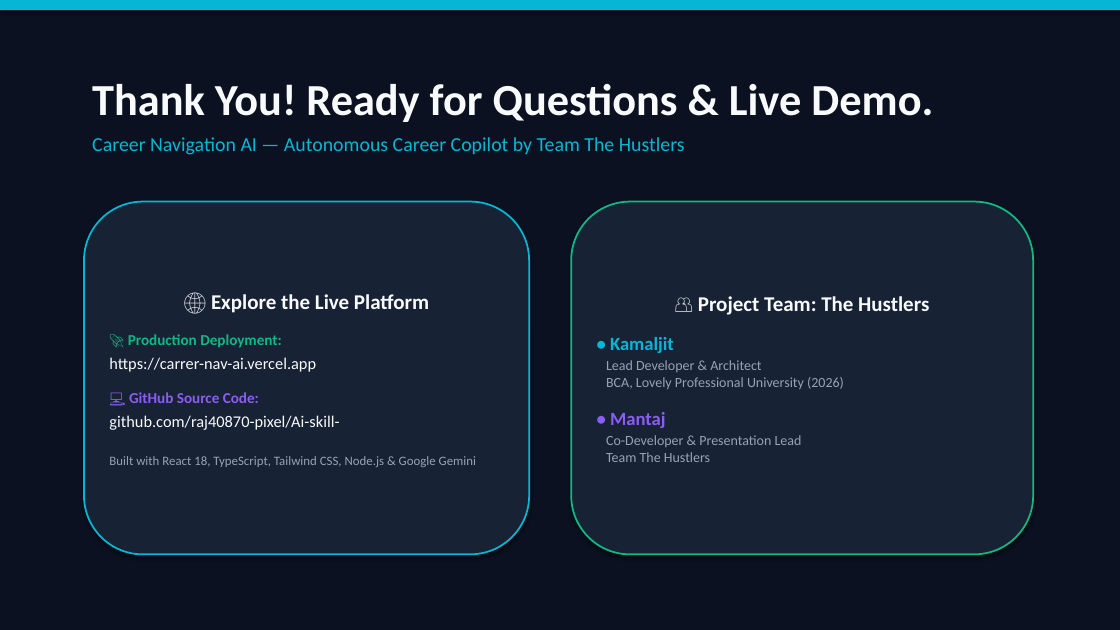
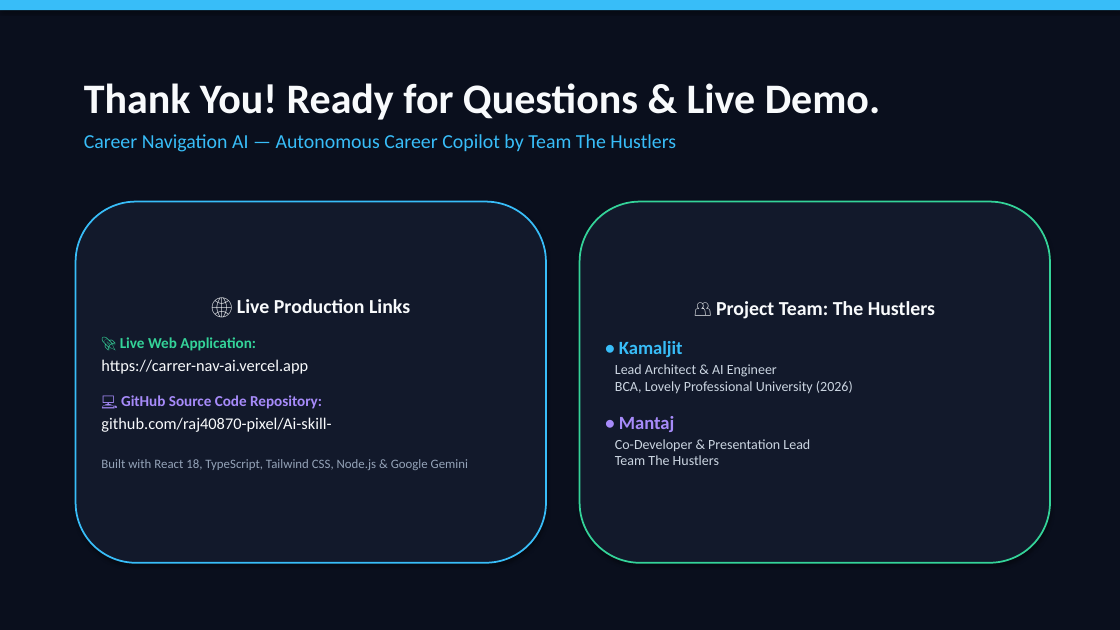
Before and after one commit to raj40870-pixel/Ai-skill-, a slide deck: slide 15 of The_Hustlers_Career_Nav_AI_Presentation.pptx. Drawn at 1120x630 pixels with LibreOffice and Linux fonts; fonts in the diff are those of the drawing. Boxes give left, top, right and bottom in pixels: in the first picture for what was removed or moved away, otherwise in the second. Text is boxed around its words. In the diff, an @@ line names an element or a change of style, - is before the commit and + after.

```diff
--- a/The_Hustlers_Career_Nav_AI_Presentation.pptx
+++ b/The_Hustlers_Career_Nav_AI_Presentation.pptx
@@ rectangle at (x1=0, y1=0, x2=1120, y2=630): fill #0B1120 to #0A0F1D @@
@@ rectangle at (x1=0, y1=0, x2=1120, y2=10): fill #06B6D4 to #38BDF8 @@
@@ text "Thank You! Ready for Questions ..." moved from (x1=92, y1=84, x2=933, y2=155) to (x1=84, y1=83, x2=881, y2=152) @@
@@ text "Thank You! Ready for Questions ..." at (x1=84, y1=83, x2=881, y2=152): size 38 to 36 pt in "Thank You! Ready for Questions & Live ..."; text colour #06B6D4 to #38BDF8 in "Career Navigation AI — Autonomous Career Copilot ..." @@
@@ rounded rectangle "🌐 Live Production Links" resized from (x1=84, y1=202, x2=529, y2=555) to (x1=76, y1=202, x2=546, y2=563) @@
@@ rounded rectangle "🌐 Live Production Links" at (x1=76, y1=202, x2=546, y2=563): fill #182235 to #12192B; outline #06B6D4 1.5 pt to #38BDF8 1.5 pt @@
@@ rounded rectangle "👥 Project Team: The Hustlers" resized from (x1=571, y1=202, x2=1033, y2=555) to (x1=580, y1=202, x2=1050, y2=563) @@
@@ rounded rectangle "👥 Project Team: The Hustlers" at (x1=580, y1=202, x2=1050, y2=563): fill #182235 to #12192B; outline #10B981 1.5 pt to #34D399 1.5 pt @@
@@ text in rounded rectangle at (x1=120, y1=299, x2=410, y2=351): text changed; size 18 to 17 pt @@
-🌐 Explore the Live Platform
-🚀 Production Deployment:
+🌐 Live Production Links
+🚀 Live Web Application:
@@ text in rounded rectangle at (x1=615, y1=301, x2=935, y2=465): size 18 to 17 pt in "👥 Project Team: The Hustlers"; text colour #06B6D4 to #38BDF8 in "• Kamaljit"; text colour #8B5CF6 to #A78BFA in "• Mantaj"; text colour #94A3B8 to #CBD5E1 in "Co-Developer & Presentation Lead Team The Hustlers" @@
@@ text in rounded rectangle at (x1=101, y1=359, x2=468, y2=470): less space between paragraphs; more space between paragraphs @@
@@ text in rounded rectangle at (x1=615, y1=364, x2=853, y2=394): text changed; text colour #94A3B8 to #CBD5E1 @@
-Lead Developer & Architect
-BCA, Lovely Professional University (2026)
+Lead Architect & AI Engineer
+BCA, Lovely Professional University (2026)
@@ text in rounded rectangle at (x1=121, y1=395, x2=322, y2=409): text changed; text colour #8B5CF6 to #A78BFA @@
-💻 GitHub Source Code:
+💻 GitHub Source Code Repository:
```
Also in this commit, not shown: 12 other slides changed, 2 slides added, 2 slides removed, 15 other files.
